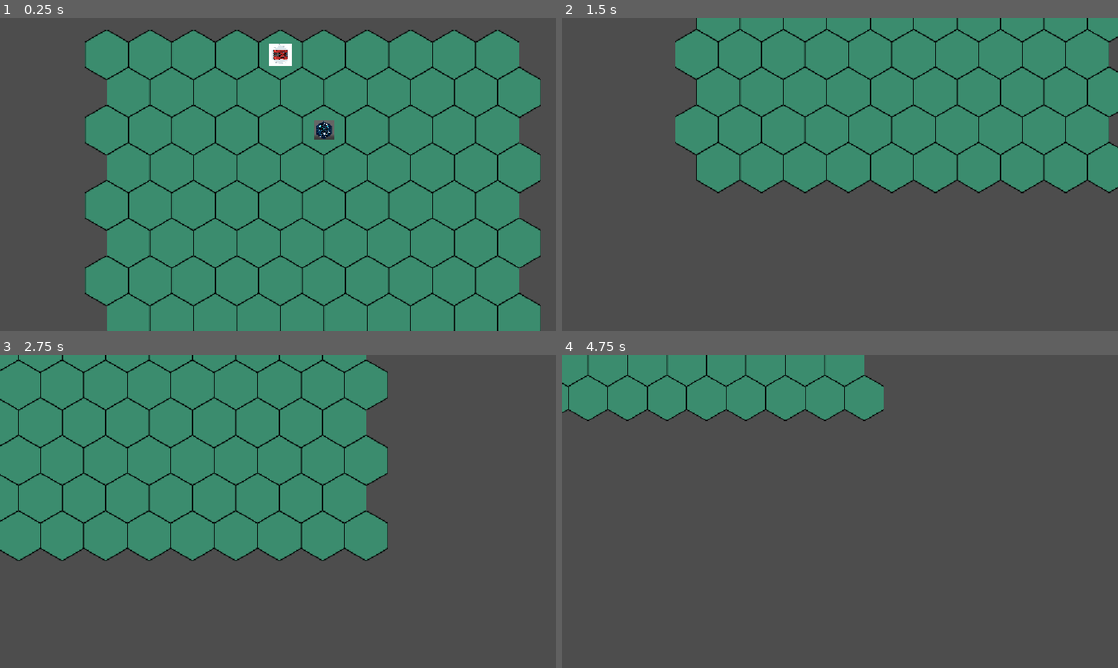
Above: before the commit, frames 1-4 (two rows, left to right).
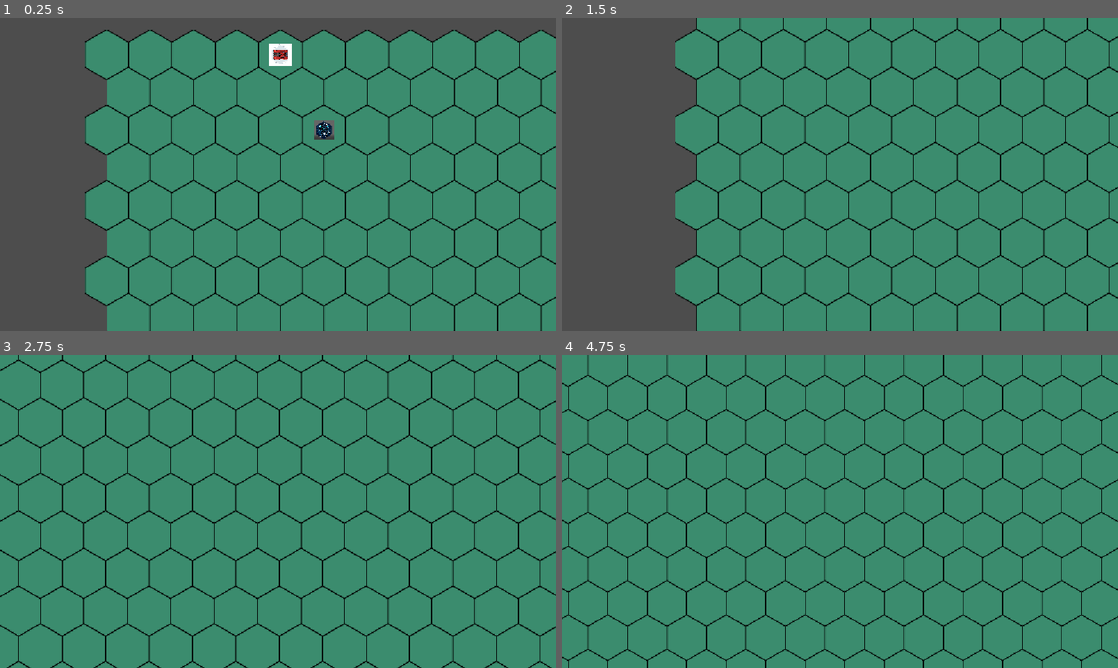
Above: after the commit, the same moments.

Repository: pawel-dubiel/godot-experiment
Game: Godot game, scene res://scenes/TestLevel.tscn
The game is run twice, just before and just after one commit, with the same random seed, the same clock (stepped at 60 frames per second) and the same inputs.
Inputs (mouse positions are in pixels of both pictures, inside the frame that each line leads up to):
- Up to frame 1 (0.25 s): no input
- Up to frame 2 (1.5 s): tap Enter at 0.5 s; move the mouse to (962, 158) at 0.52 s; hold S (camera_down) 0.53-1.25 s; click (962, 158) at 0.67 s; drag from (728, 190) to (812, 237) at 1.27 s
- Up to frame 3 (2.75 s): tap Space at 2 s; move the mouse to (333, 442) at 2.02 s; hold D (camera_right) from 2.03 s (still down); click (333, 442) at 2.17 s
- Up to frame 4 (4.75 s): release D (camera_right) at 2.75 s; drag from (812, 574) to (673, 464) at 2.77 s; tap Enter at 3.5 s; move the mouse to (1006, 558) at 3.52 s; hold - (camera_zoom_out) 3.53-4.25 s; click (1006, 558) at 3.67 s; tap Space at 4.25 s; drag from (673, 464) to (756, 433) at 4.27 s

The runs differ from the first frame. In frame 1, 4.5% of the frame differs, in the area x 93-100%, y 3-100%; in frame 2, 36%; in frame 3, 57%; in frame 4, 89%, in the area x 0-100%, y 0-100%.

Commit message:
feat: Increase standard test level to 100x100 and add headless test

Diff:
--- a/scenes/TestLevel.tscn
+++ b/scenes/TestLevel.tscn
@@ -26,8 +26,8 @@
 
 [node name="MapGenerator" type="Node" parent="." node_paths=PackedStringArray("map_service")]
 script = ExtResource("3")
-width = 10
-height = 10
+width = 100
+height = 100
 map_service = NodePath("../MapService")
 default_terrain = ExtResource("4")
 
--- /dev/null
+++ b/scripts/tests/TestLargeMap.gd
@@ -0,0 +1,46 @@
+extends SceneTree
+
+var _failures: Array[String] = []
+
+func _initialize() -> void:
+	call_deferred("_run")
+
+func _run() -> void:
+	var scene: PackedScene = load("res://scenes/TestLevel.tscn")
+	_expect(scene != null, "TestLevel must load for the large-map smoke test.")
+	if not scene:
+		_finish()
+		return
+
+	var started_at := Time.get_ticks_msec()
+	var level := scene.instantiate()
+	root.add_child(level)
+	await process_frame
+	await process_frame
+	await process_frame
+
+	var map_service: MapService = level.get_node("MapService")
+	var generated_cells := map_service.model.get_all_coords().size()
+	var generated_bounds := map_service.model.get_bounds()
+	var elapsed_ms := Time.get_ticks_msec() - started_at
+
+	_expect(generated_cells == 10_000, "The standard test level must generate exactly 10,000 cells; got %d." % generated_cells)
+	_expect(generated_bounds == Rect2i(Vector2i.ZERO, Vector2i(100, 100)), "The standard test level must have 100x100 bounds; got %s." % generated_bounds)
+	_expect(elapsed_ms < 5_000, "The 100x100 test level must initialize within 5 seconds; took %d ms." % elapsed_ms)
+
+	level.queue_free()
+	await process_frame
+	_finish()
+
+func _expect(condition: bool, message: String) -> void:
+	if not condition:
+		_failures.append(message)
+
+func _finish() -> void:
+	if _failures.is_empty():
+		print("LARGE MAP TEST PASSED")
+		quit(0)
+		return
+	for failure in _failures:
+		printerr(failure)
+	quit(1)
Not shown, added: scripts/tests/TestLargeMap.gd.uid
